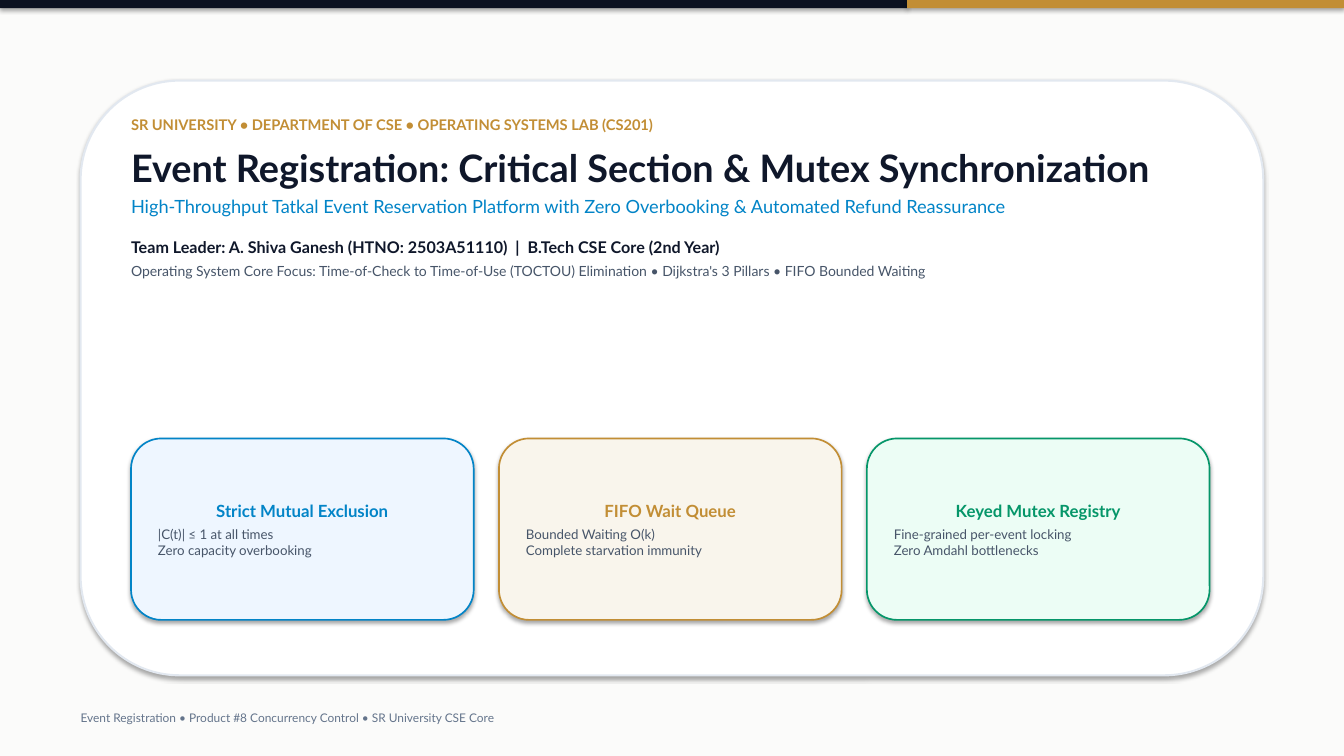
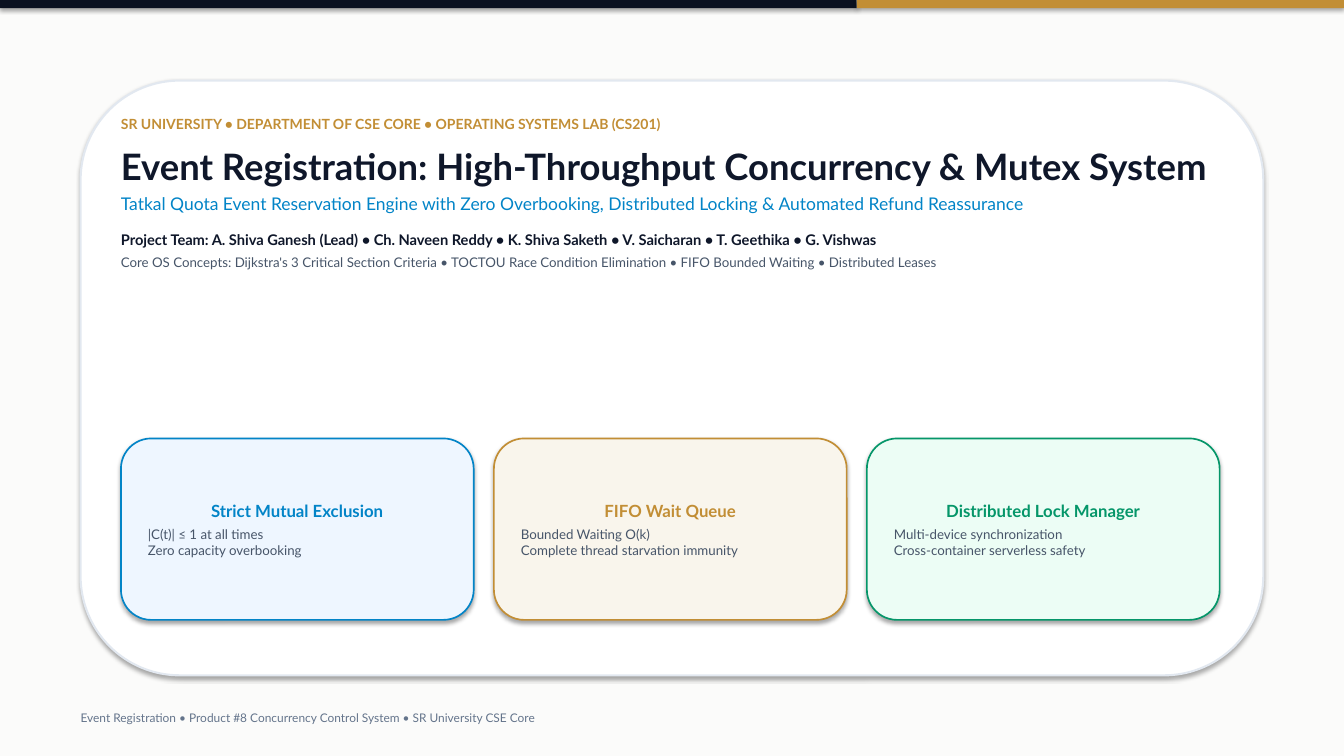
Before and after one commit to ShivaGanesh1080-ops/synnexa-os-concurrency, a slide deck: slide 1 of Event_Registration_OS_Product8_Presentation.pptx. Drawn at 1344x756 pixels with LibreOffice and Linux fonts; fonts in the diff are those of the drawing. Boxes give left, top, right and bottom in pixels: in the first picture for what was removed or moved away, otherwise in the second. Text is boxed around its words. In the diff, an @@ line names an element or a change of style, - is before the commit and + after.

Commit message:
feat(ppt): regenerate simple luxury 10-slide presentation deck with zero code

```diff
--- a/Event_Registration_OS_Product8_Presentation.pptx
+++ b/Event_Registration_OS_Product8_Presentation.pptx
@@ rectangle: place and size @@
-rectangle at (0, 0, 907, 8)
+rectangle at (0, 0, 857, 8)
@@ rectangle: place and size @@
-rectangle at (907, 0, 1344, 8)
+rectangle at (857, 0, 1344, 8)
@@ text at (121, 118, 1206, 270): text changed; size 10 to 9.5 pt @@
-SR UNIVERSITY • DEPARTMENT OF CSE • OPERATING SYSTEMS LAB (CS201)
-Event Registration: Critical Section & Mutex Synchronization
-High-Throughput Tatkal Event Reservation Platform with Zero Overbooking & Automated Refund Reassurance
-Team Leader: A. Shiva Ganesh (HTNO: 2503A51110) | B.Tech CSE Core (2nd Year)
-Operating System Core Focus: Time-of-Check to Time-of-Use (TOCTOU) Elimination • Dijkstra's 3 Pillars • FIFO Bounded Waiting
+SR UNIVERSITY • DEPARTMENT OF CSE CORE • OPERATING SYSTEMS LAB (CS201)
+Event Registration: High-Throughput Concurrency & Mutex System
+Tatkal Quota Event Reservation Engine with Zero Overbooking, Distributed Locking & Automated Refund Reassurance
+Project Team: A. Shiva Ganesh (Lead) • Ch. Naveen Reddy • K. Shiva Saketh • V. Saicharan • T. Geethika • G. Vishwas
+Core OS Concepts: Dijkstra's 3 Critical Section Criteria • TOCTOU Race Condition Elimination • FIFO Bounded Waiting • Distributed Leases
@@ rounded rectangle "Strict Mutual Exclusion": place and size @@
-rounded rectangle "Strict Mutual Exclusion" at (131, 439, 474, 620)
+rounded rectangle "Strict Mutual Exclusion" at (121, 439, 474, 620)
@@ rounded rectangle "FIFO Wait Queue": place and size @@
-rounded rectangle "FIFO Wait Queue" at (499, 439, 842, 620)
+rounded rectangle "FIFO Wait Queue" at (494, 439, 847, 620)
@@ rounded rectangle "Distributed Lock Manager": place and size @@
-rounded rectangle "Distributed Lock Manager" at (867, 439, 1210, 620)
+rounded rectangle "Distributed Lock Manager" at (867, 439, 1220, 620)
@@ text in rounded rectangle at (894, 504, 1140, 557): text changed @@
-Keyed Mutex Registry
-Fine-grained per-event locking
-Zero Amdahl bottlenecks
+Distributed Lock Manager
+Multi-device synchronization
+Cross-container serverless safety
@@ text in rounded rectangle at (521, 529, 738, 558): text changed @@
-Bounded Waiting O(k)
-Complete starvation immunity
+Bounded Waiting O(k)
+Complete thread starvation immunity
@@ text at (81, 713, 535, 724): text changed @@
-Event Registration • Product #8 Concurrency Control • SR University CSE Core
+Event Registration • Product #8 Concurrency Control System • SR University CSE Core
```
Also in this commit, not shown: 9 slides added, 13 slides removed, 3 other files.
